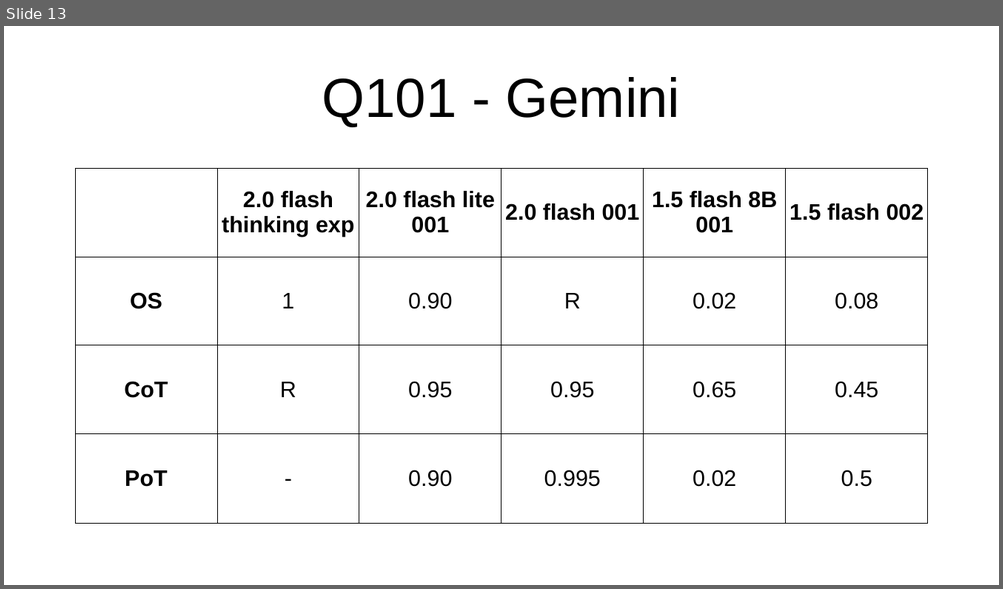
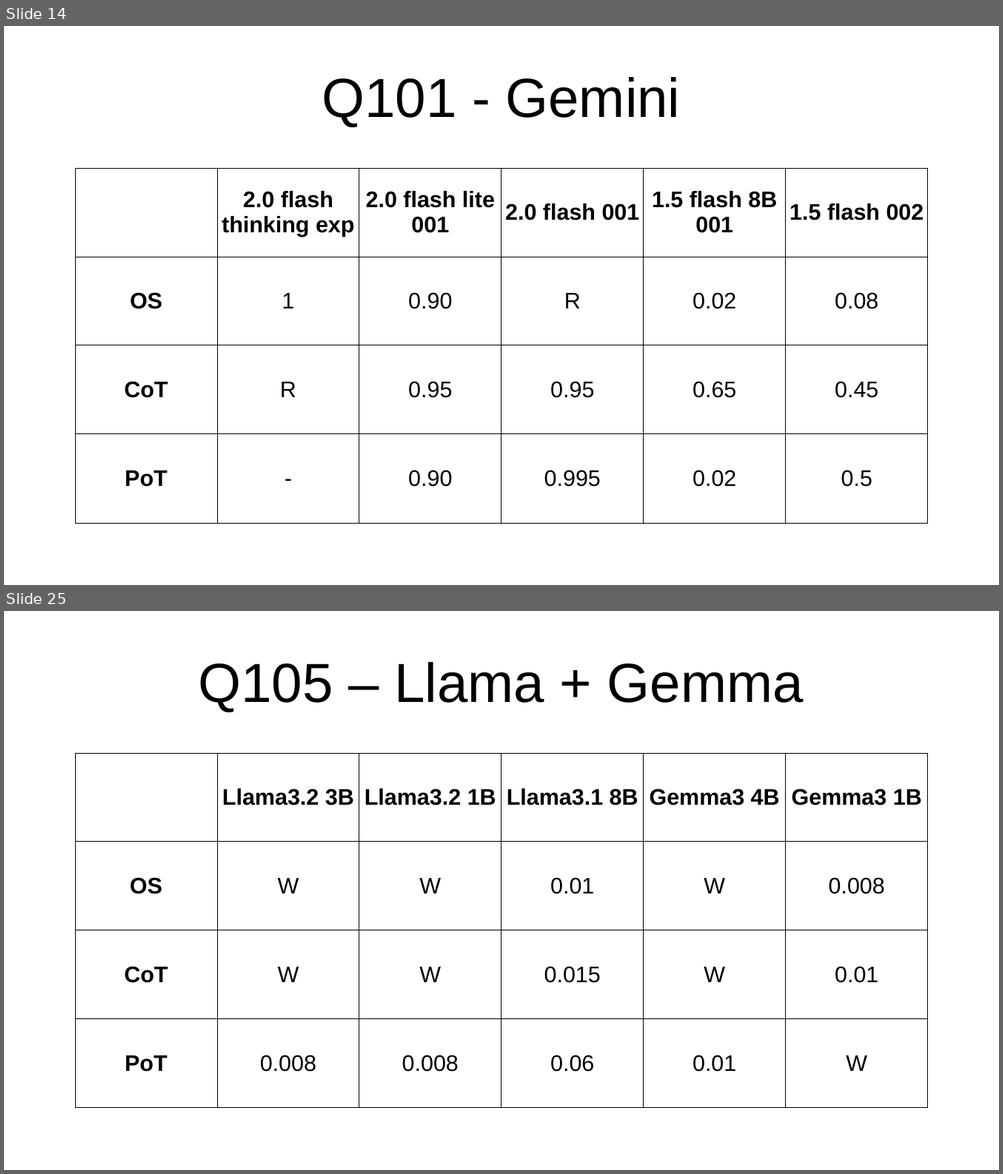
Before and after one commit to PieBerto/Stress-testing-chatbots, a slide deck: Slideshow/Results_presentation.odp. Shown one above the other, each under a label of ours: slide 13 before the commit, slides 14 and 25 after it; the slides between them are not shown. The pictures are 1003x589 and 1003x1174 pixels, drawn with LibreOffice and Linux fonts; fonts in the diff are those of the drawing. Boxes give left, top, right and bottom in pixels: in the first picture for what was removed or moved away, otherwise in the second. Text is boxed around its words. In the diff, an @@ line names an element or a change of style, - is before the commit and + after.

```diff
--- a/Slideshow/Results_presentation.odp
+++ b/Slideshow/Results_presentation.odp
@@ slide 25 added at bbox=[4, 611, 999, 1170], background #FFFFFF @@
@@ title added at bbox=[199, 662, 803, 712], 44 pt, text #000000 @@
+Q105 – Llama + Gemma
@@ table added at bbox=[75, 752, 926, 1108], 4 rows, 6 columns @@
+ | Llama3.2 3B | Llama3.2 1B | Llama3.1 8B | Gemma3 4B | Gemma3 1B
+OS | W | W | 0.01 | W | 0.008
+CoT | W | W | 0.015 | W | 0.01
+PoT | 0.008 | 0.008 | 0.06 | 0.01 | W
@@ what was slide 13 is now slide 14 @@
```
Also in this commit, not shown: 47 other slides added.
